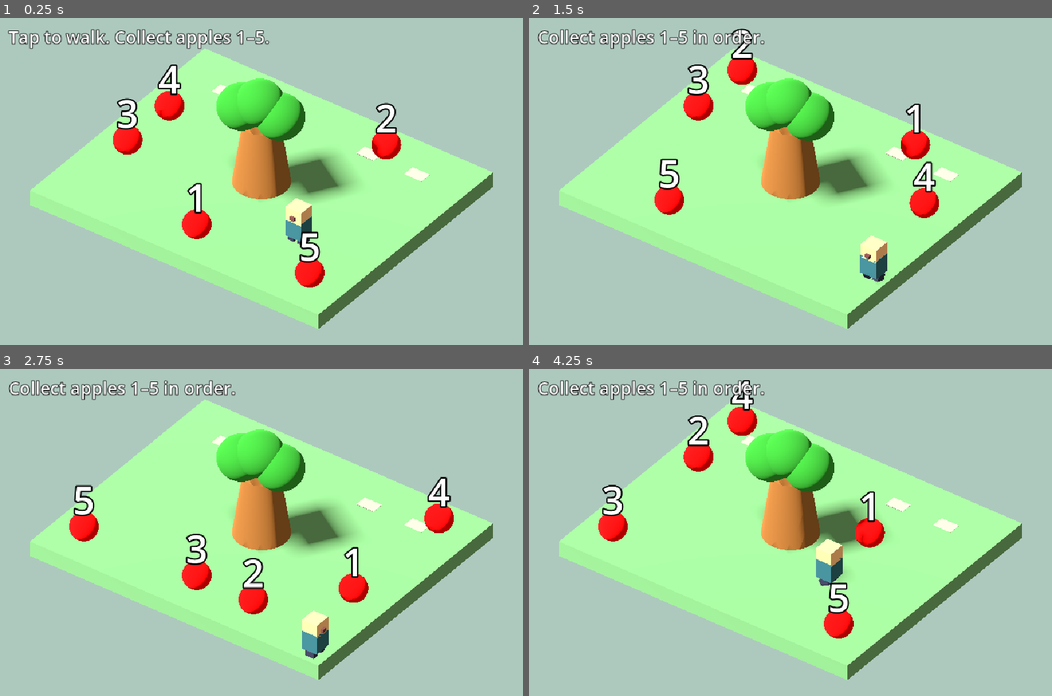
Above: before the commit, frames 1-4 (two rows, left to right).
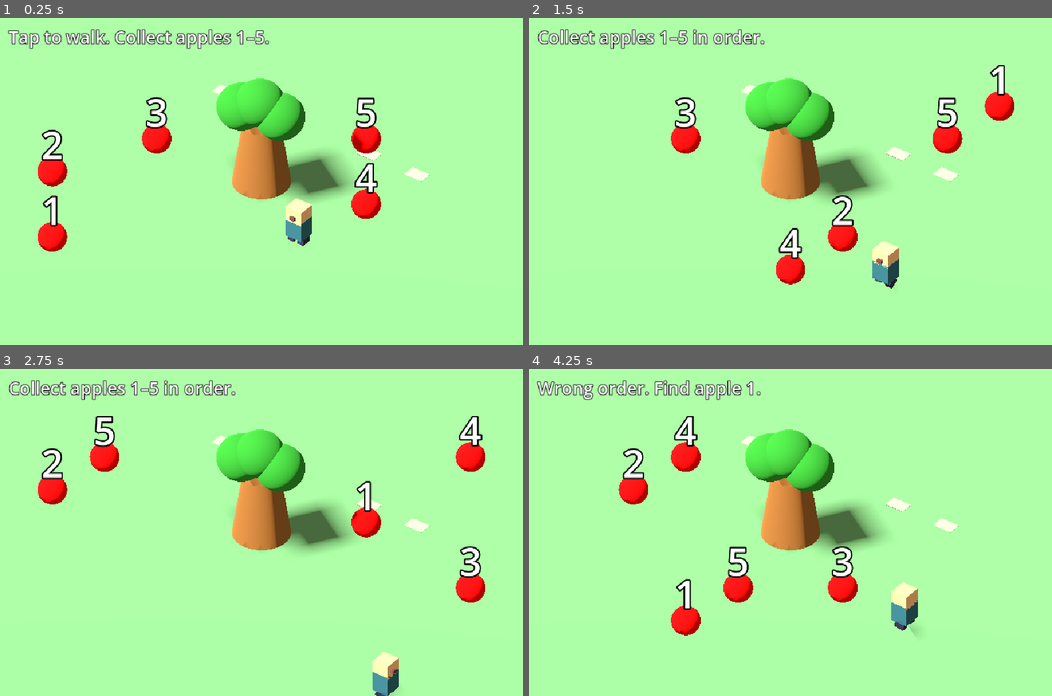
Above: after the commit, the same moments.

Repository: btbowles/garden-walk
Game: Godot game, scene res://main.tscn
The game is run twice, just before and just after one commit, with the same random seed, the same clock (stepped at 60 frames per second) and the same inputs.
Inputs (mouse positions are in pixels of both pictures, inside the frame that each line leads up to):
- Up to frame 1 (0.25 s): no input
- Up to frame 2 (1.5 s): tap Enter at 0.5 s; move the mouse to (905, 165) at 0.52 s; hold D 0.53-1.28 s; tap R at 0.6, 1.35 s; click (905, 165) at 0.67 s; move the mouse to (685, 197) at 1.27 s; hold S from 1.28 s (still down)
- Up to frame 3 (2.75 s): move the mouse to (313, 460) at 2.02 s; release S at 2.03 s; hold D from 2.03 s (still down); tap R at 2.1 s
- Up to frame 4 (4.25 s): move the mouse to (764, 597) at 2.77 s; release D at 2.78 s; hold W 2.78-3.53 s; tap R at 2.85, 3.6 s; click (764, 597) at 2.92 s; move the mouse to (947, 581) at 3.52 s; hold A from 3.53 s (still down)

The runs differ from the first frame. In frame 1, 64% of the frame differs, in the area x 0-100%, y 0-100%; in frame 2, 65%; in frame 3, 64%; in frame 4, 66%.

Commit message:
Publish verified browser build

Diff:
--- a/apple_challenge.gd
+++ b/apple_challenge.gd
@@ -18,6 +18,16 @@
 
     if apple_positions.is_empty():
         place_apples()
+    else:
+        var view_camera := get_viewport().get_camera_3d()
+        if apple_positions.is_empty():
+            place_apples()
+        else:
+            for apple in apple_roots:
+                if apple.visible and not preload("res://apple_layout.gd").is_visible(view_camera, apple.global_position):
+                    place_apples()
+                    get_parent().tap_walk.clear()
+                    break
 
     var index = -1
     var last_index = previous_contact
@@ -65,7 +75,14 @@
 
 func place_apples():
     var player = get_parent().get_node_or_null("Player")
-    if player:
-        apple_positions = preload("res://apple_layout.gd").choose(player.global_position, apple_positions)
+    var camera = get_viewport().get_camera_3d()
+    if not player or not camera:
+        return
+    var apple_layout = preload("res://apple_layout.gd")
+    var positions = apple_layout.choose(camera, player.global_position, apple_positions)
+    if positions.size() != 5:
+        return
+    apple_positions = positions
     for i in range(5):
         apple_roots[i].global_position = apple_positions[i]
+        apple_roots[i].visible = i >= count
--- a/apple_layout.gd
+++ b/apple_layout.gd
@@ -1,36 +1,76 @@
 extends RefCounted
-
 class_name AppleLayout
 
-static func choose(player_position: Vector3, previous: Array[Vector3]) -> Array[Vector3]:
-    var slots = [
-        Vector3(4.7, 0, -3.7),
-        Vector3(4.7, 0, -1.2),
-        Vector3(4.7, 0, 1.2),
-        Vector3(4.7, 0, 3.7),
-        Vector3(-4.7, 0, -3.7),
-        Vector3(-4.7, 0, -1.2),
-        Vector3(-4.7, 0, 1.2),
-        Vector3(-4.7, 0, 3.7),
-        Vector3(-2.35, 0, 3.7),
-        Vector3(0, 0, 3.7),
-        Vector3(2.35, 0, 3.7),
-        Vector3(2.5, 0, -3.7),
-        Vector3(2.5, 0, -1.1)
-    ]
+static func choose(camera: Camera3D, player_position: Vector3, previous: Array[Vector3]) -> Array[Vector3]:
+    var rect = camera.get_viewport().get_visible_rect()
+    var pool: Array[Vector3] = []
 
-    slots.shuffle()
+    for x in range(1, 10):
+        for y in range(1, 10):
+            var screen = rect.position + rect.size * Vector2(x / 10.0, y / 10.0)
+            var origin = camera.project_ray_origin(screen)
+            var normal = camera.project_ray_normal(screen)
 
+            var intersection = Plane(Vector3.UP, 0.0).intersects_ray(origin, normal)
+            if intersection != null:
+                var point = Vector3(intersection.x, 0.0, intersection.z)
+                if is_visible(camera, point):
+                    pool.append(point)
+
+    pool.shuffle()
     var result: Array[Vector3] = []
 
-    for slot in slots:
+    for candidate in pool:
         if result.size() == 5:
             break
 
-        if previous.size() == 5 and slot == previous[result.size()]:
+        if previous.size() == 5 and candidate == previous[result.size()]:
             continue
 
-        if slot.distance_to(player_position) >= 1.3:
-            result.append(slot)
+        if candidate.distance_to(player_position) < 1.3:
+            continue
+
+        var too_close = false
+        for chosen in result:
+            if chosen.distance_to(candidate) < 2.0:
+                too_close = true
+                break
+
+        if not too_close:
+            result.append(candidate)
 
     return result
+
+static func is_visible(camera: Camera3D, point: Vector3) -> bool:
+
+    # Reject points outside ground x/z ±79.5
+    if absf(point.x) > 79.5 or absf(point.z) > 79.5:
+        return false
+
+    # Reject points within tree collision
+    if absf(point.x) < 1.75 and absf(point.z) < 1.75:
+        return false
+
+    var viewport = camera.get_viewport()
+    var rect = viewport.get_visible_rect()
+    var shorter_dim = minf(rect.size.x, rect.size.y)
+    var inset_amount = shorter_dim * 0.08 + 0.72 * rect.size.x / camera.size
+    var inset_rect = rect.grow(-inset_amount)
+
+    # Project both points with visual allowance
+    var point1 = point + Vector3.UP * 0.42
+    var point2 = point + Vector3.UP * 1.55
+    var proj1 = camera.unproject_position(point1)
+    var proj2 = camera.unproject_position(point2)
+
+    # Check if both points are within the inset rect
+    if not inset_rect.has_point(proj1) or not inset_rect.has_point(proj2):
+        return false
+
+    # Check if either point is behind the tree
+    var tree_aabb = AABB(Vector3(-1.65, 0, -1.65), Vector3(3.3, 4.25, 3.3))
+    var camera_dir = camera.global_transform.basis.z
+    if tree_aabb.intersects_segment(point1, point1 + camera_dir * 150) != null or tree_aabb.intersects_segment(point2, point2 + camera_dir * 150) != null:
+        return false
+
+    return true
--- a/apple_view.gd
+++ b/apple_view.gd
@@ -10,6 +10,7 @@
         var root = Node3D.new()
         root.name = "Apple" + str(i + 1)
         root.position = Vector3(4, 0, 3.5) if i == 0 else Vector3(4, 0, -3) if i == 1 else Vector3(0, 0, -3.5) if i == 2 else Vector3(-4, 0, -3) if i == 3 else Vector3(-4, 0, 3)
+        root.hide()
         add_child(root)
         apple_roots.append(root)
 
--- a/scene.gd
+++ b/scene.gd
@@ -1,6 +1,6 @@
 extends Node3D
 
-const FLOOR_HALF := Vector2(6.0, 5.0)
+const FLOOR_HALF := Vector2(80.0, 80.0)
 const PROP_HALF := Vector2(1.0, 1.0)
 const PLAYER_RADIUS := 0.5
 const SPEED := 4.0
@@ -25,7 +25,7 @@
 	light.shadow_enabled = true
 	add_child(light)
 
-	_box(self, Vector3(0, -0.3, 0), Vector3(12, 0.6, 10), Color("#6eaa73"))
+	_box(self, Vector3(0, -0.3, 0), Vector3(160, 0.6, 160), Color("#6eaa73"))
 	var apple_tree = preload("res://apple_tree.gd")
 	var apple_tree_instance = apple_tree.new()
 	apple_tree_instance.name = "AppleTree"
@@ -47,7 +47,7 @@
 	camera.projection = Camera3D.PROJECTION_ORTHOGONAL
 	camera.keep_aspect = Camera3D.KEEP_WIDTH
 	camera.size = maxf(17.4, 11.0 * get_viewport().get_visible_rect().size.aspect())
-	camera.position = Vector3(8, 10, 11)
+	camera.position = Vector3(32, 40, 44)
 	add_child(camera)
 	camera.look_at(Vector3.ZERO)
 	camera.make_current()
--- a/tap_route.gd
+++ b/tap_route.gd
@@ -6,7 +6,7 @@
     if start == goal:
         return []
 
-    if abs(goal.x) > 5.5 or abs(goal.z) > 4.5 or (abs(goal.x) < 1.5 and abs(goal.z) < 1.5):
+    if abs(goal.x) > 79.5 or abs(goal.z) > 79.5 or (abs(goal.x) < 1.5 and abs(goal.z) < 1.5):
         return []
 
     var fixed_aabb = AABB(Vector3(-1.499, -1, -1.499), Vector3(2.998, 2, 2.998))
Not shown, changed: apple_layout.gd.uid
Not shown, changed: tap_route.gd.uid
Not shown, changed: docs/index.pck
